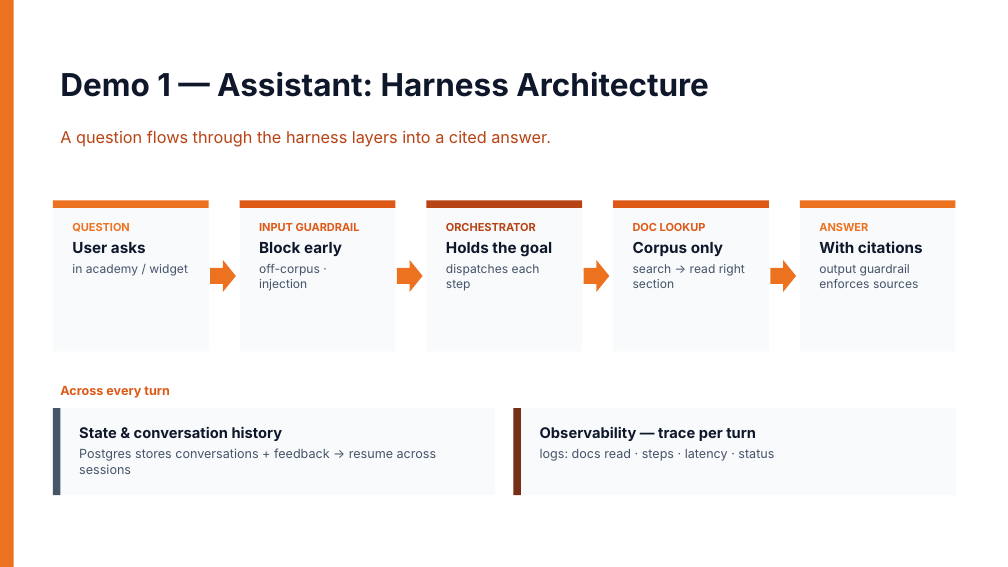
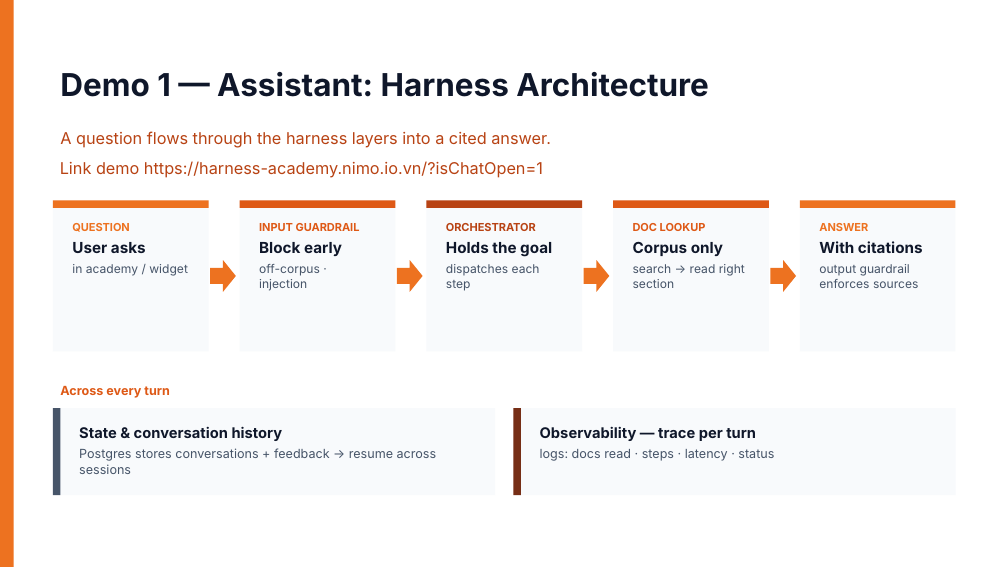
Before and after one commit to billyvu9322/harness-academy, a slide deck: slide 17 of seminar/AI-Agent-Harness-Seminar.pptx (slide 18 before the commit). Drawn at 1008x567 pixels with LibreOffice and Linux fonts; fonts in the diff are those of the drawing. Boxes give left, top, right and bottom in pixels: in the first picture for what was removed or moved away, otherwise in the second. Text is boxed around its words. In the diff, an @@ line names an element or a change of style, - is before the commit and + after.

```diff
--- a/seminar/AI-Agent-Harness-Seminar.pptx
+++ b/seminar/AI-Agent-Harness-Seminar.pptx
@@ text added at (60, 161, 543, 178), 15.5 pt, text #B84314 @@
+Link demo https://harness-academy.nimo.io.vn/?isChatOpen=1
```
Also in this commit, not shown: 8 other slides changed, 1 slide removed, 32 other files.
